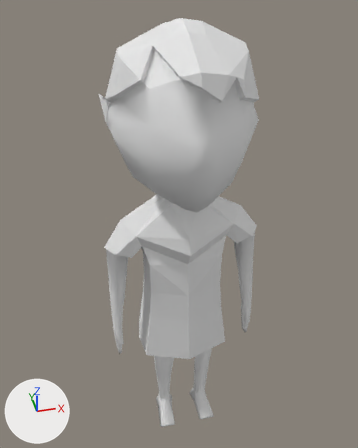
A saved change to the Blender file proxiMem/Assets/Love/Models/ulska.blend.
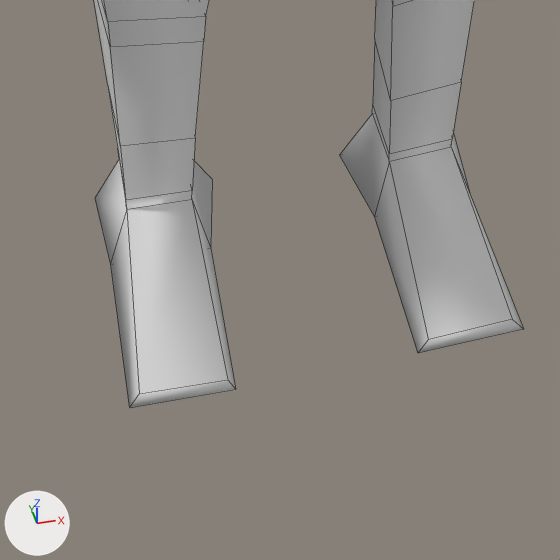
The first picture shows the older version from a 50 mm camera at (-0.92, -4.09, 5.98) aimed at (0.07, 0.44, 2.58). The close-ups show both versions on the part from 40% to 61% of the width and 83% to 100% of the height of that picture. The axes (+X, +Y, +Z) are drawn at lower left. The lights are the same throughout. The close-ups show mesh edges as thin lines.

The scene before the commit, as lines of its bpy script (objects in view):
```python
me_cube = bpy.data.meshes.new('Cube')
me_cube.from_pydata(...)  # 464 vertices, 457 faces; spans x -0.83..0.83, y -0.83..1.5, z -0.09..4.95
me_cube.materials.append(mat_material)  # white #e7e7e7
ob_ursika = bpy.data.objects.new('ursika', me_cube)
ob_ursika.location = (0.0, 0.0, 0.0)
```
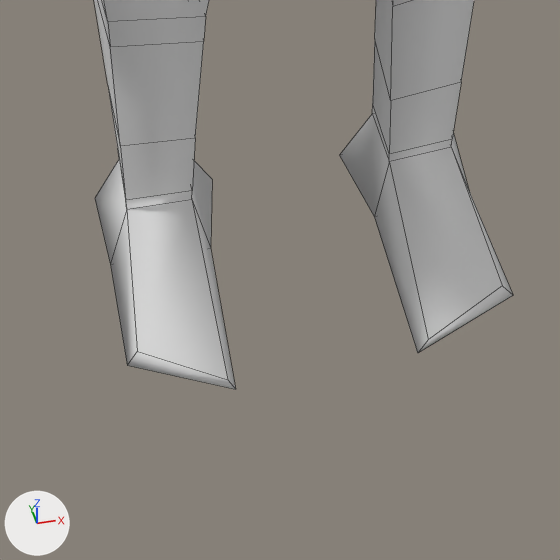
The edits, one by one:
me_cube has 464 vertices, 457 faces and spans x -0.83..0.83, y -0.83..1.5, z -0.09..4.95.
me_cube is used by ob_ursika; location (0.0, 0.0, 0.0).
Part 1, on me_cube:
Vertex 237 of me_cube moves from (-0.34, -0.4, -0.05) at pixel (139, 393) to (-0.33, -0.31, -0.05) at pixel (137, 351).
Vertex 239 of me_cube moves from (-0.36, -0.4, -0.09) at pixel (129, 407) to (-0.35, -0.31, -0.09) at pixel (127, 365).
Vertex 265 of me_cube moves from (0.35, -0.4, -0.05) at pixel (512, 319) to (0.35, -0.32, -0.05) at pixel (502, 285).
Vertex 267 of me_cube moves from (0.37, -0.4, -0.09) at pixel (523, 329) to (0.37, -0.32, -0.09) at pixel (513, 295).

What differs and where, as boxes (x1, y1, x2, y2) in the close-ups (560 x 560 px; the box of a moved part takes in the faces that stretch with it):
'ursika', reshaped: before (94, 0, 523, 408); after (94, 0, 513, 389)
part 1 of me_cube, moved or reshaped: before (110, 148, 523, 408); after (110, 148, 513, 389)
